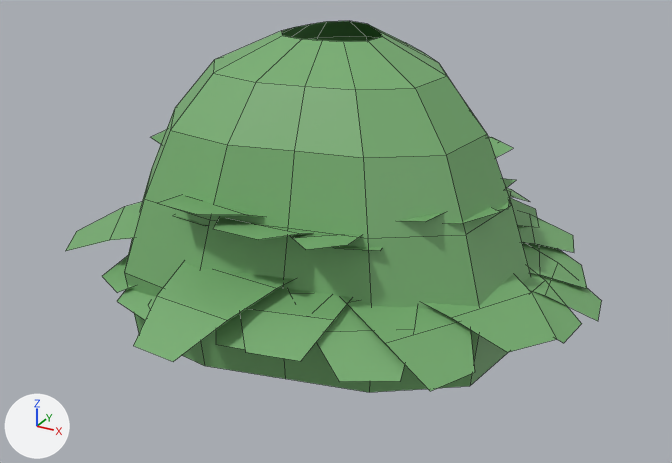
One commit to the FBX model Assets/Art/Models/Islet/SM_Bush_Tropical_01.fbx: the scene before it, then after it.
One viewpoint serves both versions: a 50 mm lens placed at (2.36, -4.27, 2.19), pointed at (0.1, -0.17, 0.13). Arrows for +X, +Y and +Z are at lower left; the lights stay in place. The older version comes first. Mesh edges are drawn as thin lines. Vertices at exactly the same position are counted once.

In view in the first picture: 'SM_Bush_Tropical_01'.
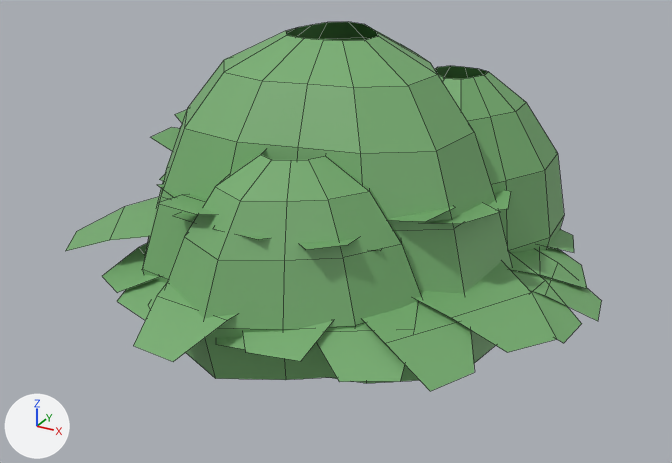
The edits, one by one:
me_sm_bush_tropical_01 is used by ob_sm_bush_tropical_01; location (0.0, 0.0, 0.0).
me_sm_bush_tropical_01 had 824 vertices, 292 faces and spanned x -1.59..1.73, y -1.77..1.64, z -0.45..1.19.
me_sm_bush_tropical_01 now has 989 vertices, 424 faces and spans x -1.59..1.73, y -1.77..1.64, z -0.45..1.19.
me_sm_bush_tropical_01 part 1: a new loose piece of 55 vertices spanning x -0.07..1.13, y -0.24..0.92, z -0.3..0.95, in mat_m_scrubleaf (green #76ad6f).
me_sm_bush_tropical_01 part 2: a new loose piece of 55 vertices spanning x -0.46..0.83, y -1.3..0.02, z -0.23..0.74, in mat_m_scrubleaf (green #76ad6f).
Part 3, on me_sm_bush_tropical_01:
3 vertices in x -1.05..-0.93, y -0.51..-0.45, z -0.38..0.41 move by (0.08, 0.04, 0.0).
3 vertices in x 0.96..1.08, y -0.52..-0.46, z -0.38..0.41 move by (-0.08, 0.04, 0.0).
78 vertices move from x -1.0..1.16, y -1.02..1.19, z -0.38..1.19 to x -0.92..1.07, y -0.94..1.09, z -0.38..1.19.
Other edits to the shape of me_sm_bush_tropical_01 do not show in these pictures.

Location of each change, (x1, y1, x2, y2) in pixels of the pictures (672 x 463 px; the box of a moved part takes in the faces that stretch with it):
'SM_Bush_Tropical_01', reshaped
    before: (66, 21, 601, 392)
    after: (66, 22, 601, 391)
part 1 of me_sm_bush_tropical_01, added (green)
    after: (435, 66, 564, 253)
part 2 of me_sm_bush_tropical_01, added (green)
    after: (168, 150, 421, 380)
part 3 of me_sm_bush_tropical_01, moved or reshaped
    before: (124, 21, 530, 392)
    after: (142, 22, 512, 383)
